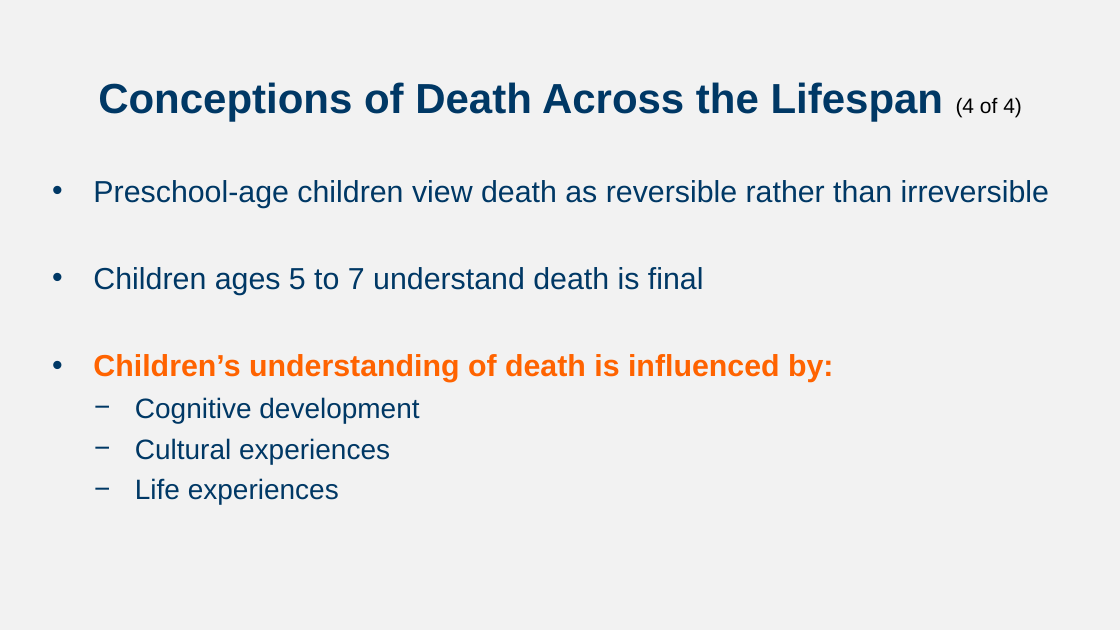
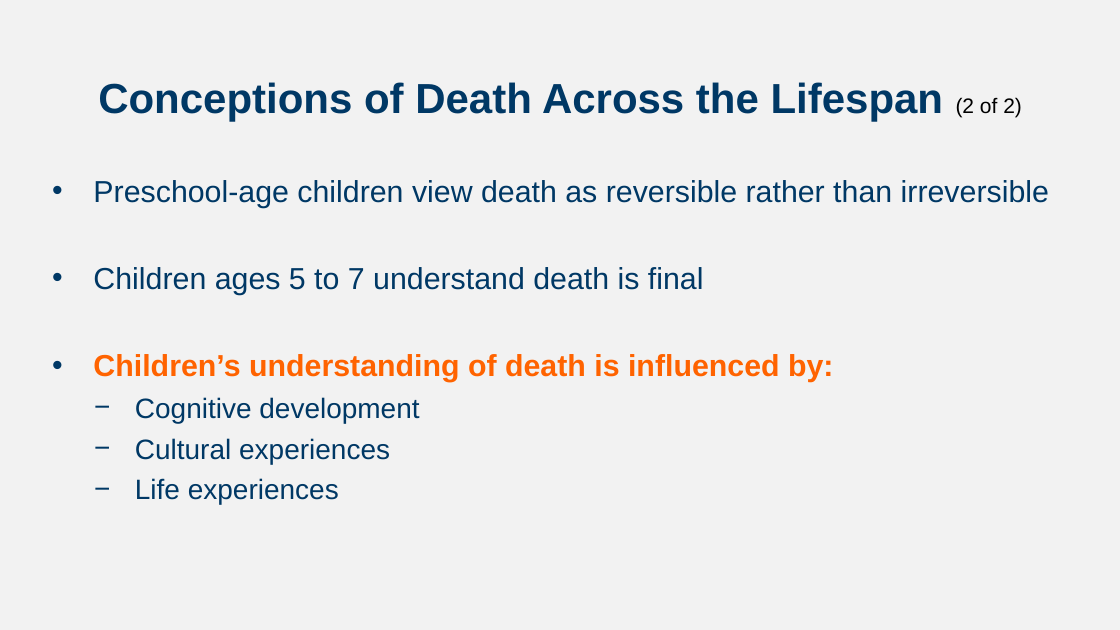
Before and after one commit to npm27/Teaching-Materials, a slide deck: slide 25 of Developmental Spring 24/Slides/Chapter 16.pptx (slide 24 before the commit). Drawn at 1120x630 pixels with LibreOffice and Linux fonts; fonts in the diff are those of the drawing. Boxes give left, top, right and bottom in pixels: in the first picture for what was removed or moved away, otherwise in the second. Text is boxed around its words. In the diff, an @@ line names an element or a change of style, - is before the commit and + after.

```diff
--- a/Developmental Spring 24/Slides/Chapter 16.pptx
+++ b/Developmental Spring 24/Slides/Chapter 16.pptx
@@ title at (x1=98, y1=82, x2=1022, y2=121): text changed @@
-Conceptions of Death Across the Lifespan (4 of 4)
+Conceptions of Death Across the Lifespan (2 of 2)
```
Also in this commit, not shown: 10 other slides changed, 8 slides added, 6 slides removed, 16 other files.
